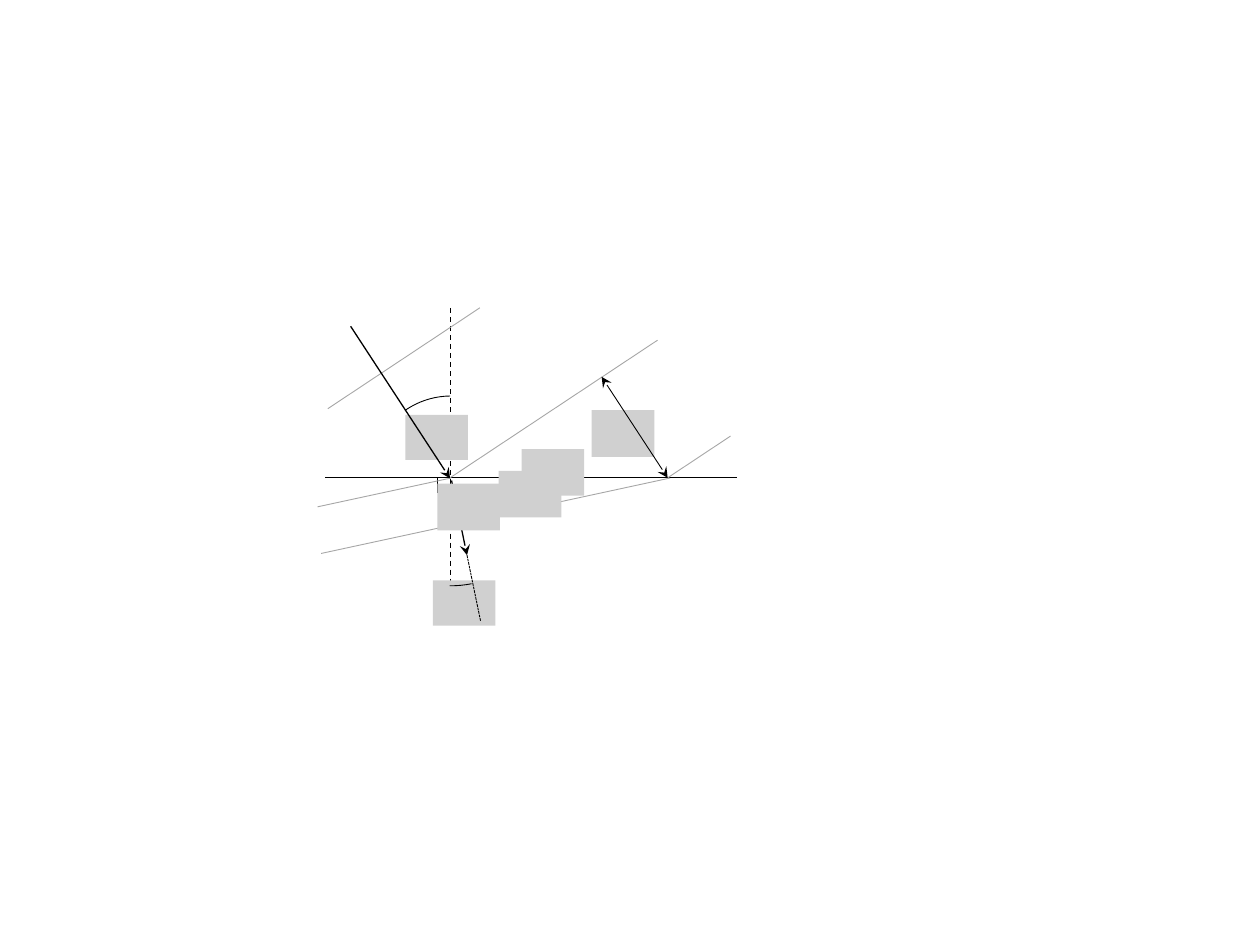
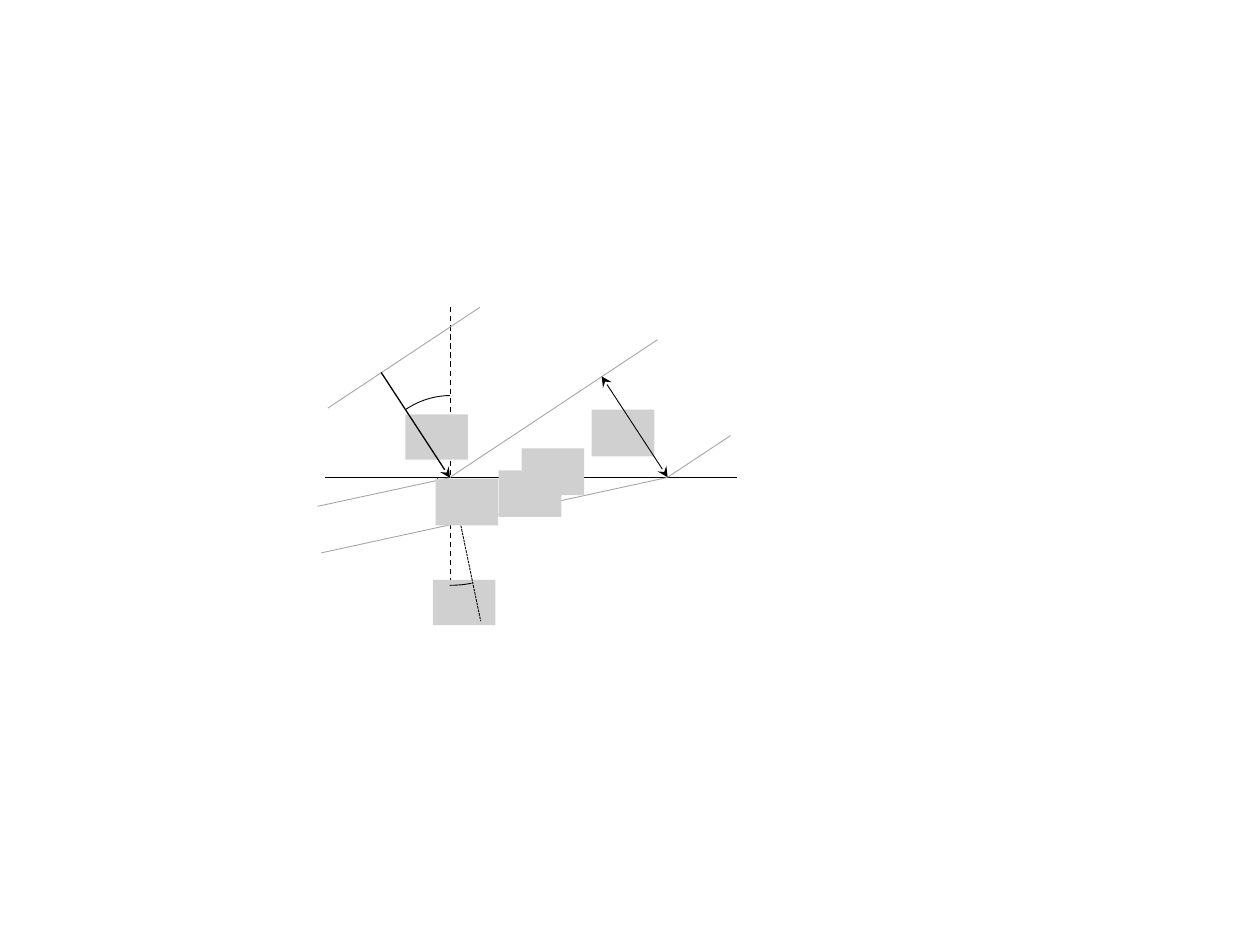
Before and after one commit to RichmondPhysics/132, a slide deck: slide 1 of StudentGuideModule2/deriving_snells_law/deriving_snell.pptx. Drawn at 1260x945 pixels with LibreOffice and Linux fonts; fonts in the diff are those of the drawing; grey boxes stand for pictures. Boxes give left, top, right and bottom in pixels: in the first picture for what was removed or moved away, otherwise in the second. Text is boxed around its words. In the diff, an @@ line names an element or a change of style, - is before the commit and + after.

```diff
--- a/StudentGuideModule2/deriving_snells_law/deriving_snell.pptx
+++ b/StudentGuideModule2/deriving_snells_law/deriving_snell.pptx
@@ arrow moved from (350, 326) - (450, 479) to (382, 373) - (450, 478) @@
@@ picture: place and size @@
-picture at (437, 484, 500, 530)
+picture at (436, 479, 499, 525)
@@ freeform shape at (437, 478, 451, 491): outline redrawn @@
@@ arrow moved from (451, 480) - (467, 556) to (451, 479) - (460, 522) @@
@@ line moved from (467, 556) - (481, 621) to (460, 522) - (481, 621) @@
```
Also in this commit, not shown: 3 other files.
